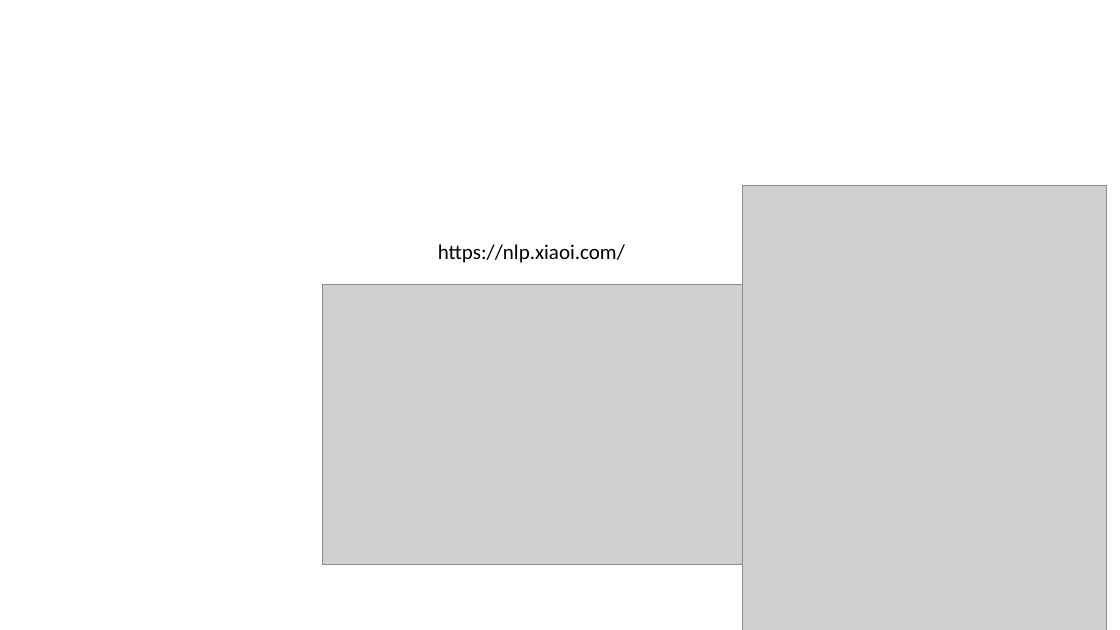
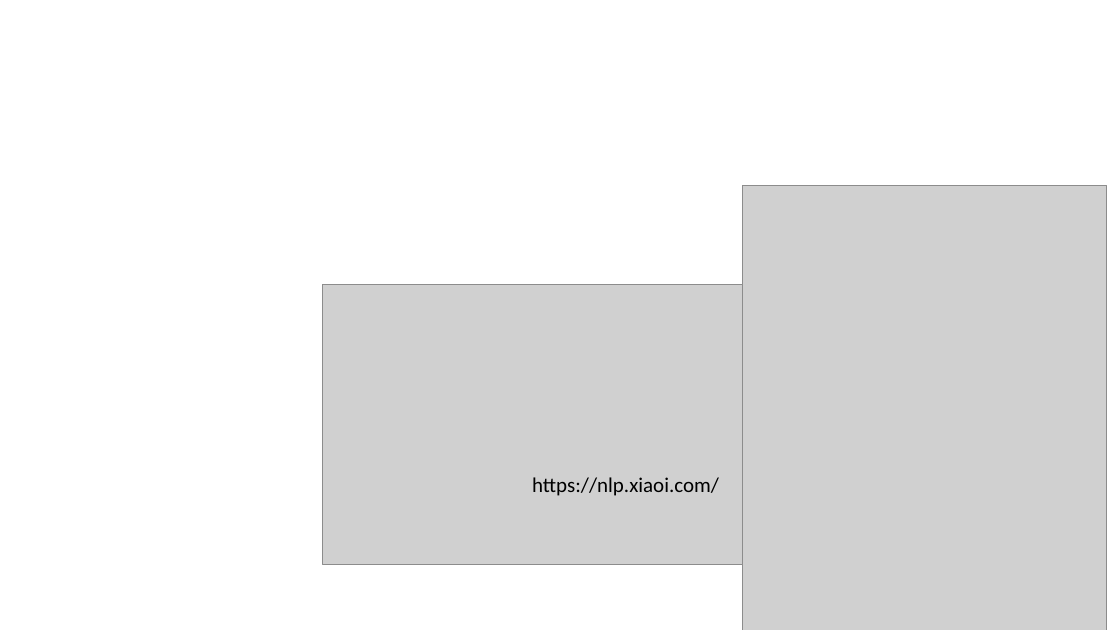
Before and after one commit to pcmsricky/chatbot, a slide deck: slide 15 of NLP2.pptx (slide 16 before the commit). Drawn at 1120x630 pixels with LibreOffice and Linux fonts; fonts in the diff are those of the drawing; grey boxes stand for pictures; background and template pictures are left out. Boxes give left, top, right and bottom in pixels: in the first picture for what was removed or moved away, otherwise in the second. Text is boxed around its words. In the diff, an @@ line names an element or a change of style, - is before the commit and + after.

```diff
--- a/NLP2.pptx
+++ b/NLP2.pptx
@@ text "https://nlp.xiaoi.com/": place and size @@
-text "https://nlp.xiaoi.com/" at box(438, 244, 625, 263)
+text "https://nlp.xiaoi.com/" at box(532, 477, 719, 496)
```
Also in this commit, not shown: 1 other slide changed, 1 slide added, 1 slide removed, 2 other files.
